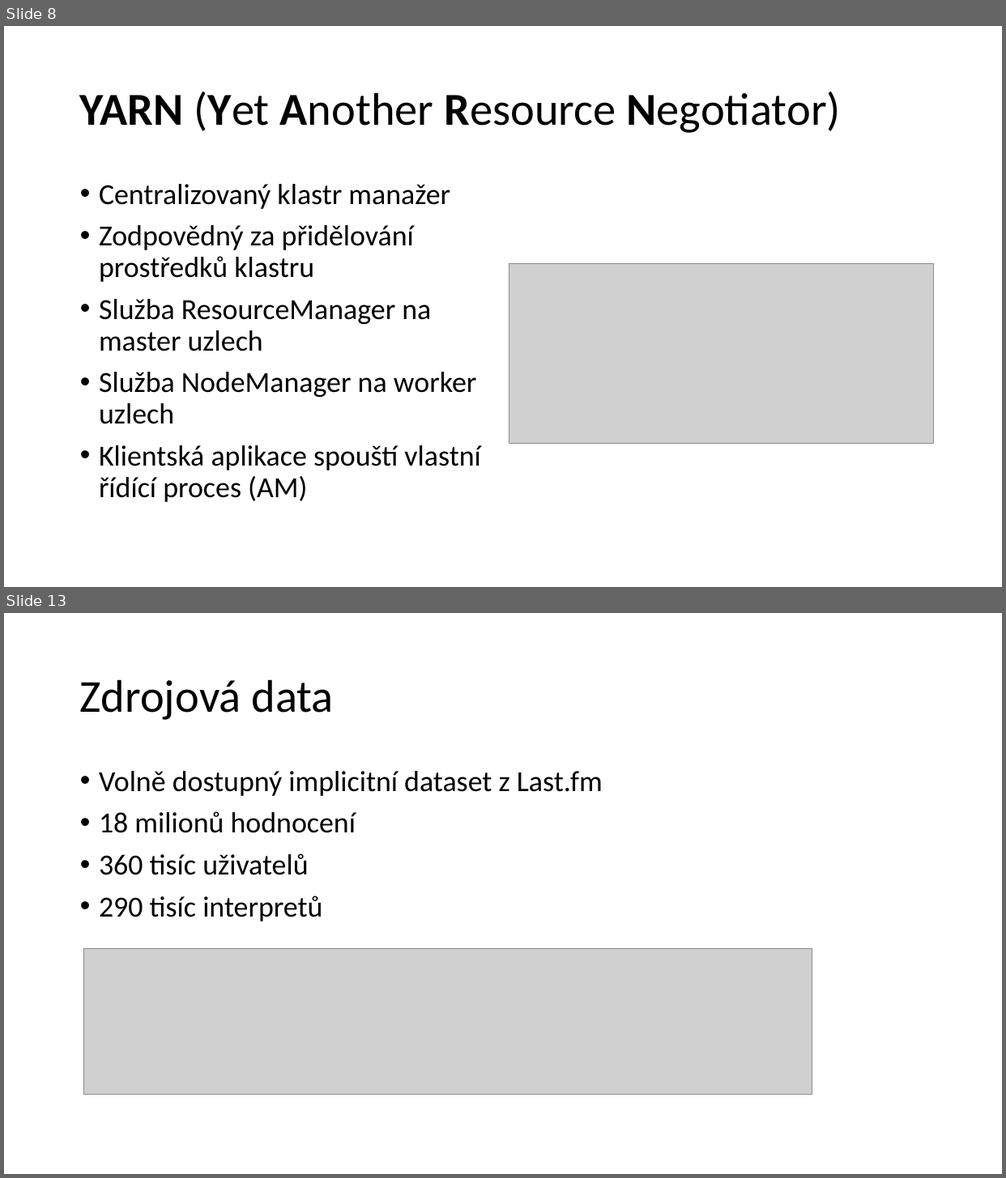
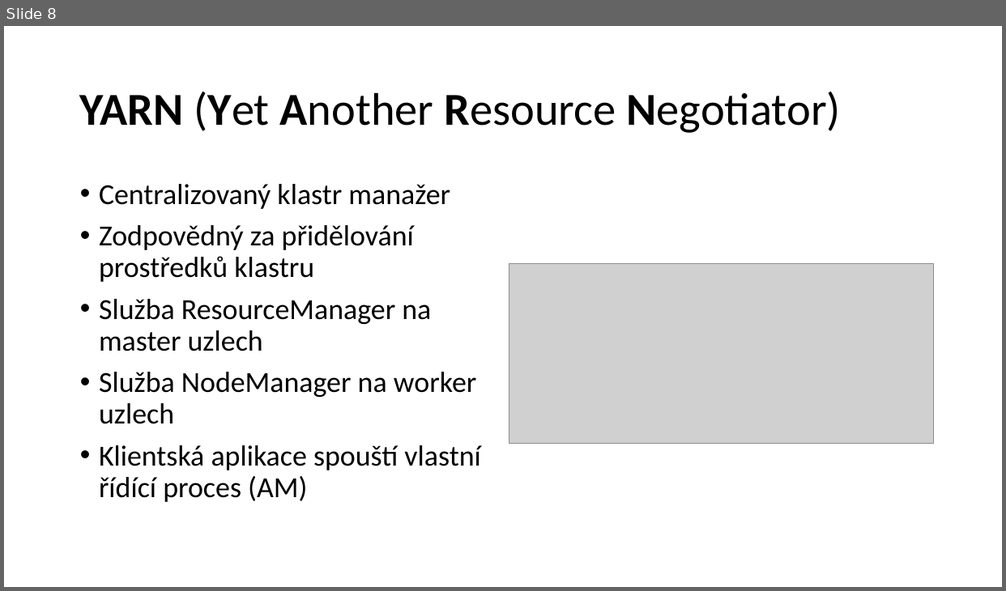
Before and after one commit to barenode/bp, a slide deck: prezentace.pptx. Shown one above the other, each under a label of ours: slides 8 and 13 before the commit, slide 8 after it; the slides between them are not shown. The pictures are 1006x1178 and 1006x591 pixels, drawn with LibreOffice and Linux fonts; fonts in the diff are those of the drawing; grey boxes stand for pictures. Boxes give left, top, right and bottom in pixels: in the first picture for what was removed or moved away, otherwise in the second. Text is boxed around its words. In the diff, an @@ line names an element or a change of style, - is before the commit and + after.

```diff
--- a/prezentace.pptx
+++ b/prezentace.pptx
@@ slide 13 removed at bbox=[4, 613, 1002, 1174], background #FFFFFF @@
@@ title removed at bbox=[80, 679, 334, 720] @@
-Zdrojová data
@@ text removed at bbox=[99, 771, 603, 922] @@
-• Volně dostupný implicitní dataset z Last.fm
-• 18 milionů hodnocení
-• 360 tisíc uživatelů
-• 290 tisíc interpretů
@@ picture removed at bbox=[84, 949, 812, 1095] @@
```
Also in this commit, not shown: 9 slides changed, 2 slides added, 4 other slides removed, 1 other file.
